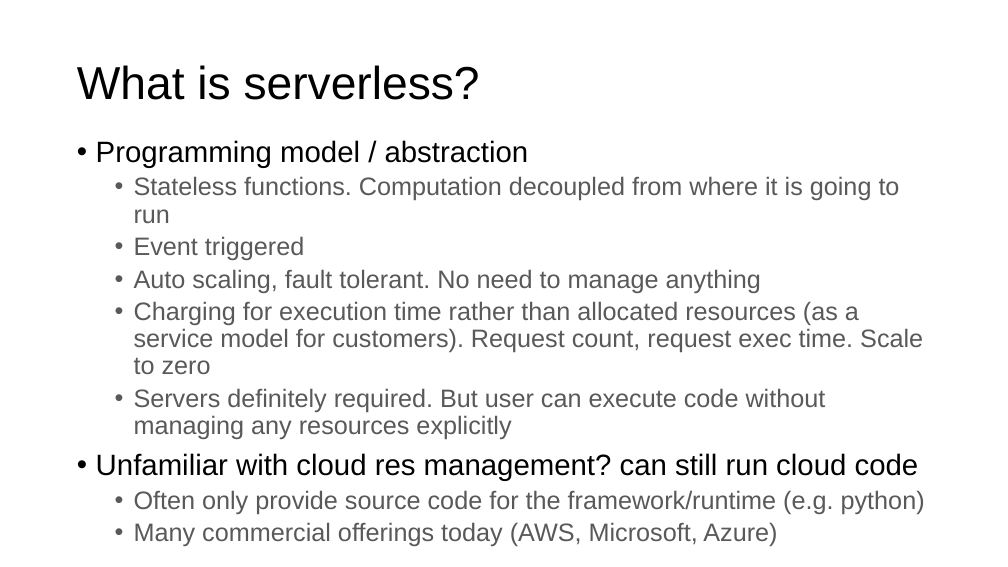
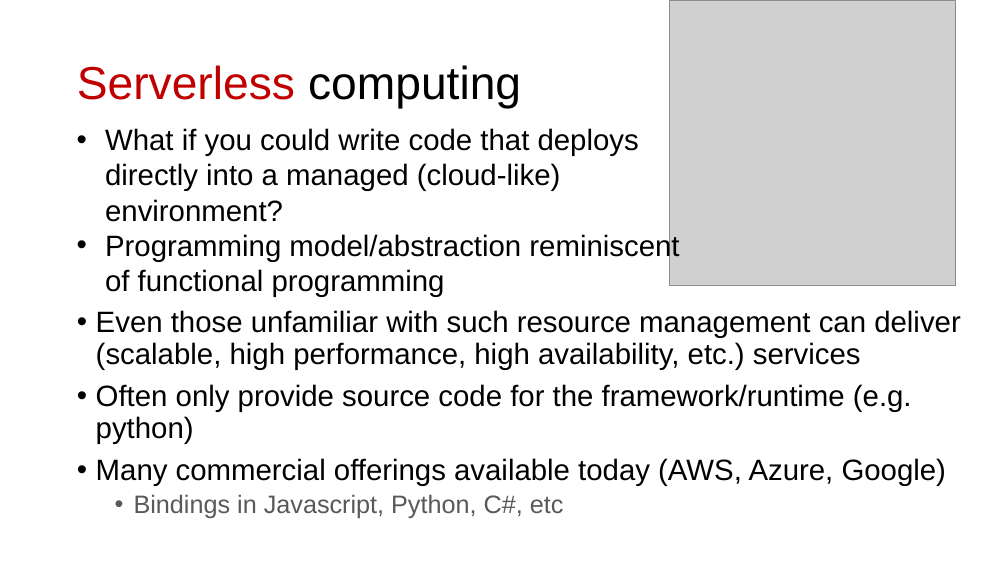
Before and after one commit to ngsrinivas/coursegen, a slide deck: slide 12 of ex/553-S25/staging/553-S25/lectures/07-application-architecture.pptx (slide 9 before the commit). Drawn at 1008x567 pixels with LibreOffice and Linux fonts; fonts in the diff are those of the drawing; grey boxes stand for pictures. Boxes give left, top, right and bottom in pixels: in the first picture for what was removed or moved away, otherwise in the second. Text is boxed around its words. In the diff, an @@ line names an element or a change of style, - is before the commit and + after.

Commit message:
Add lecture 7 serverless

```diff
--- a/ex/553-S25/staging/553-S25/lectures/07-application-architecture.pptx
+++ b/ex/553-S25/staging/553-S25/lectures/07-application-architecture.pptx
@@ picture added at (669,0,955,286) @@
@@ title at (77,65,521,109): text changed; text colour #000000 to #C00000 @@
-What is serverless?
+Serverless computing
@@ text added at (105,128,679,297), 28 pt, text #000000 @@
+• What if you could write code that deploys directly into a managed (cloud-like) environment?
+• Programming model/abstraction reminiscent of functional programming
@@ text "Even those unfamiliar with such ...": place and size @@
-text "Even those unfamiliar with such ..." at (96,140,925,546)
+text "Even those unfamiliar with such ..." at (96,310,961,518)
@@ text at (96,310,961,370): text changed; size 24 to 28 pt; text colour #595959 to #000000 @@
-• Programming model / abstraction
-  • Stateless functions. Computation decoupled from where it is going to run
-  • Event triggered
-  • Auto scaling, fault tolerant. No need to manage anything
-  • Charging for execution time rather than allocated resources (as a service model for customers). Request count, request exec time. Scale to zero
-  • Servers definitely required. But user can execute code without managing any resources explicitly
-• Unfamiliar with cloud res management? can still run cloud code
+• Even those unfamiliar with such resource management can deliver (scalable, high performance, high availability, etc.) services
@@ text at (96,384,912,444): size 24 to 28 pt, text colour #595959 to #000000 in "Often only provide source code for the ..."; list level 2 to 1 in "Often only provide source code ..." @@
@@ text at (96,458,946,518): text changed; size 24 to 28 pt; text colour #595959 to #000000 @@
-  • Many commercial offerings today (AWS, Microsoft, Azure)
+• Many commercial offerings available today (AWS, Azure, Google)
+  • Bindings in Javascript, Python, C#, etc
```
Also in this commit, not shown: 6 other slides changed, 6 slides added, 3 slides removed, 2 other files.
